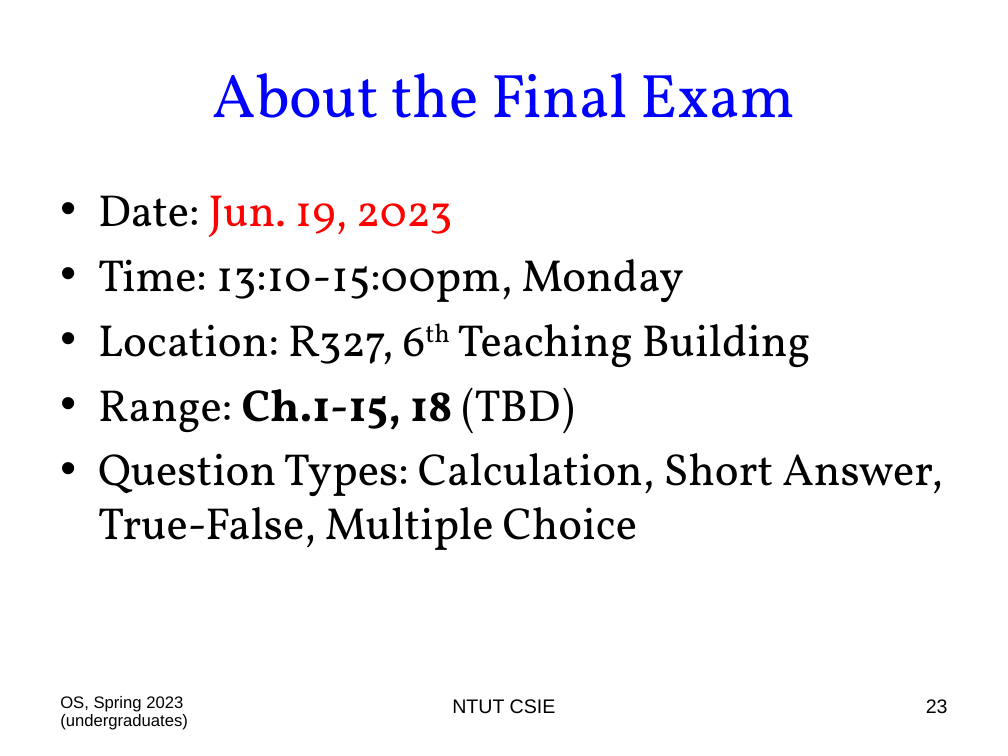
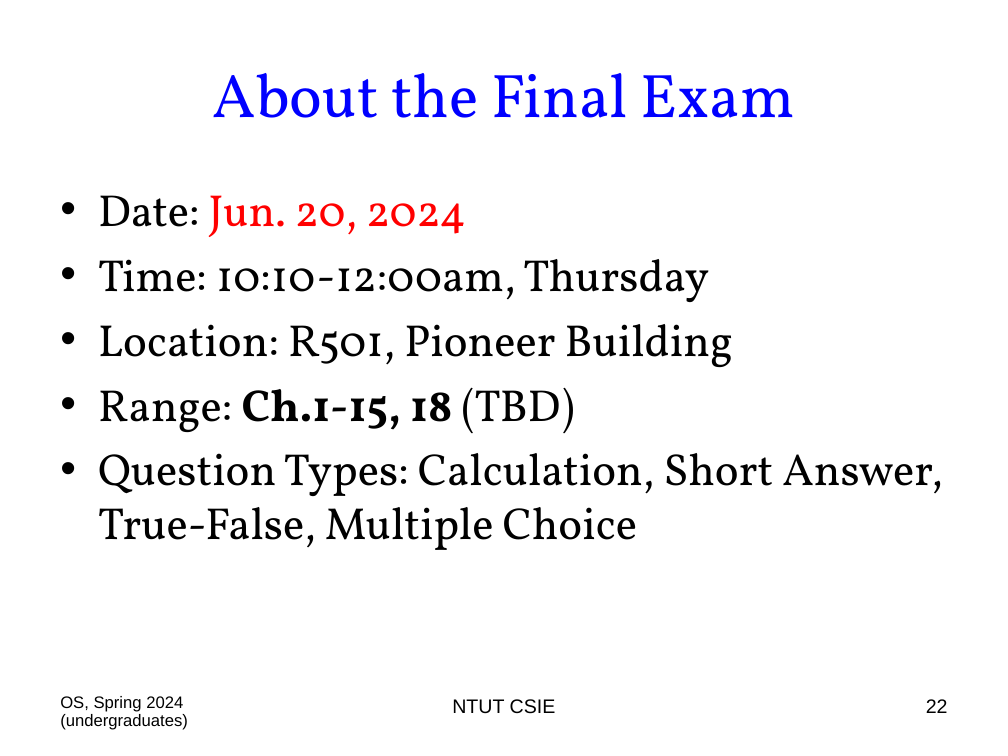
Before and after one commit to chriswjh/chriswjh.github.io, a slide deck: slide 22 of OSu/00-Overview.ppt (slide 23 before the commit). Drawn at 1008x756 pixels with LibreOffice and Linux fonts; fonts in the diff are those of the drawing. Boxes give left, top, right and bottom in pixels: in the first picture for what was removed or moved away, otherwise in the second. Text is boxed around its words. In the diff, an @@ line names an element or a change of style, - is before the commit and + after.

```diff
--- a/OSu/00-Overview.ppt
+++ b/OSu/00-Overview.ppt
@@ text at (98, 195, 733, 367): text changed @@
-• Date: Jun. 19, 2023
-• Time: 13:10-15:00pm, Monday
-• Location: R327, 6th Teaching Building
+• Date: Jun. 20, 2024
+• Time: 10:10-12:00am, Thursday
+• Location: R501, Pioneer Building
@@ text at (60, 696, 188, 730): text changed @@
-OS, Spring 2023 (undergraduates)
+OS, Spring 2024 (undergraduates)
@@ page number at (926, 699, 948, 713): text changed @@
-23
+22
```
Also in this commit, not shown: 23 other slides changed, 1 slide removed.
